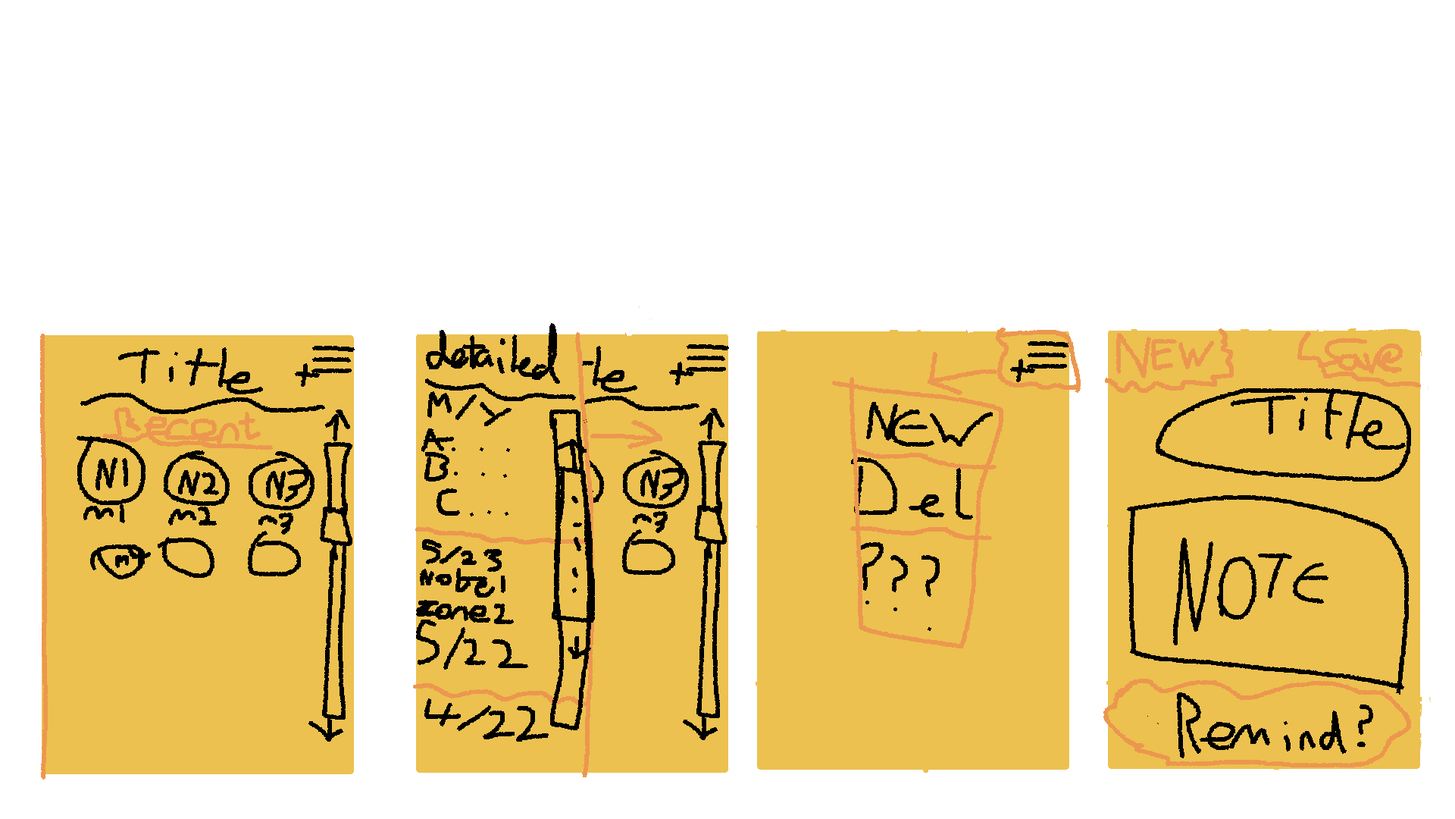
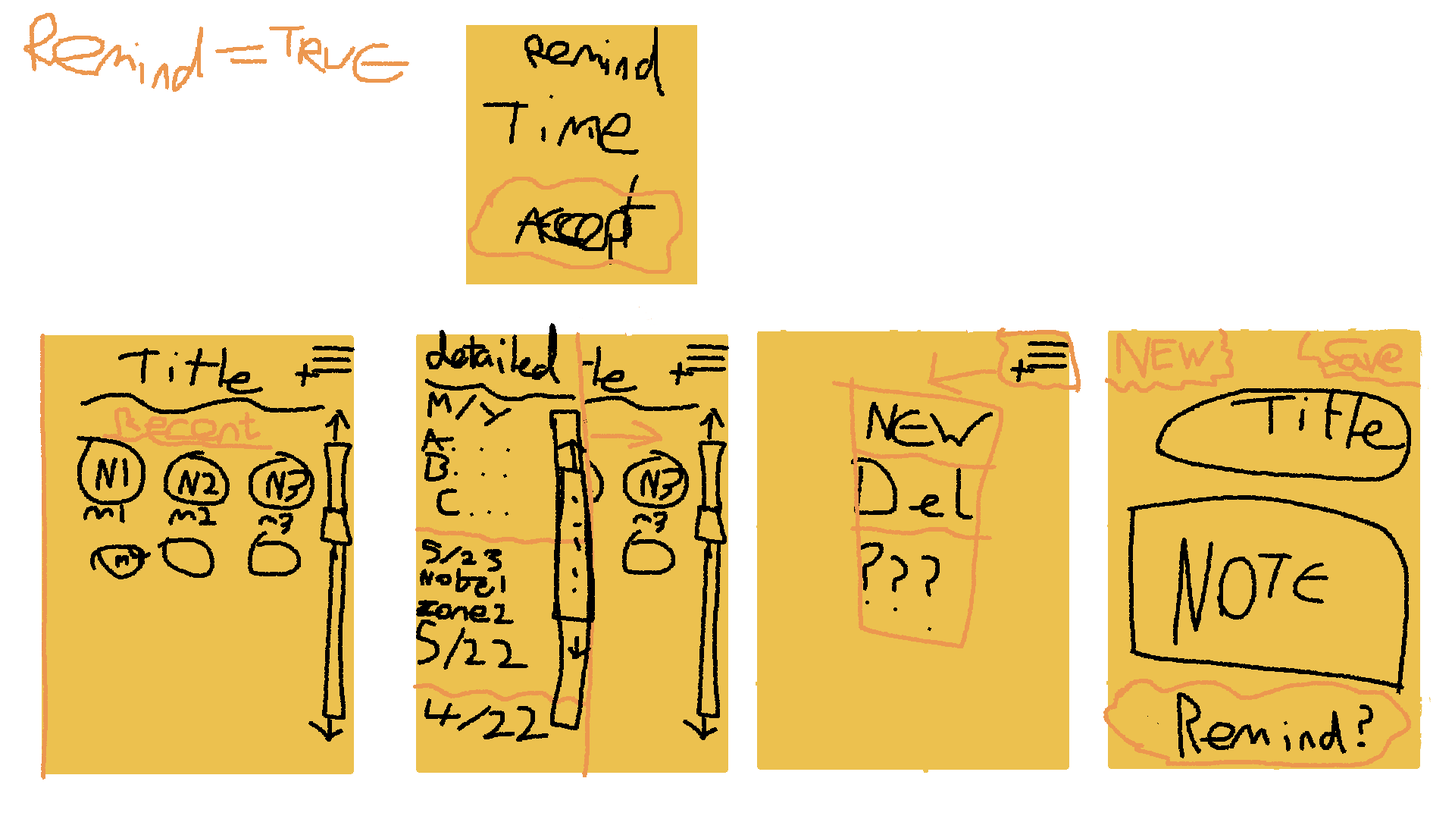
Two versions of the same layered image (1455 x 819). Layer-by-layer changes:
painted on "Background" over [23,12,698,285]
